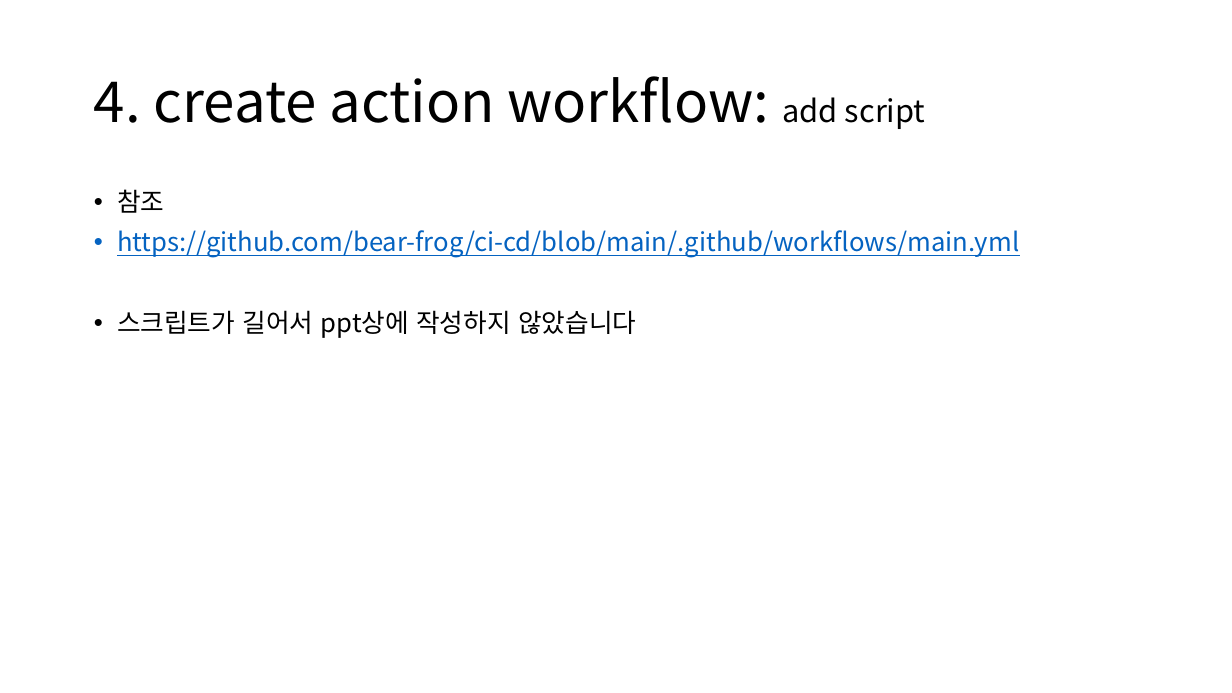
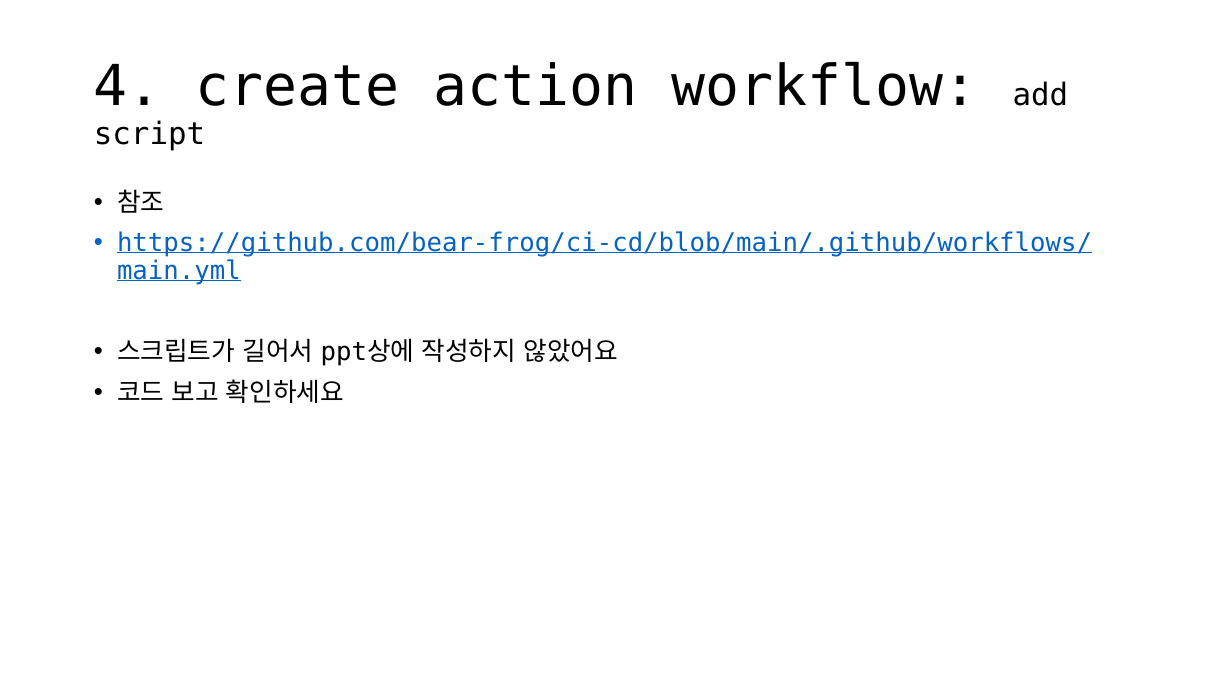
Before and after one commit to Ujin28/ssossotable-team-study, a slide deck: slide 34 of CI-CD/CI-CD.pptx. Drawn at 1232x693 pixels with LibreOffice and Linux fonts; fonts in the diff are those of the drawing. Boxes give left, top, right and bottom in pixels: in the first picture for what was removed or moved away, otherwise in the second. Text is boxed around its words. In the diff, an @@ line names an element or a change of style, - is before the commit and + after.

```diff
--- a/CI-CD/CI-CD.pptx
+++ b/CI-CD/CI-CD.pptx
@@ title "4. create action workflow: add ..." at <box>94,61,1069,151</box>: font Noto Sans CJK KR to DejaVu Sans Mono @@
@@ text at <box>117,189,1092,285</box>: font Noto Sans CJK KR to DejaVu Sans Mono in "참조", "https://github.com/bear-frog/ci-cd/blob/main/.github/workflo ..." @@
@@ text at <box>117,338,618,403</box>: text changed; font Noto Sans CJK KR to DejaVu Sans Mono @@
-• 스크립트가 길어서 ppt상에 작성하지 않았습니다
+• 스크립트가 길어서 ppt상에 작성하지 않았어요
+• 코드 보고 확인하세요
```
Also in this commit, not shown: 42 other slides changed, 1 slide removed, 1 other file.
